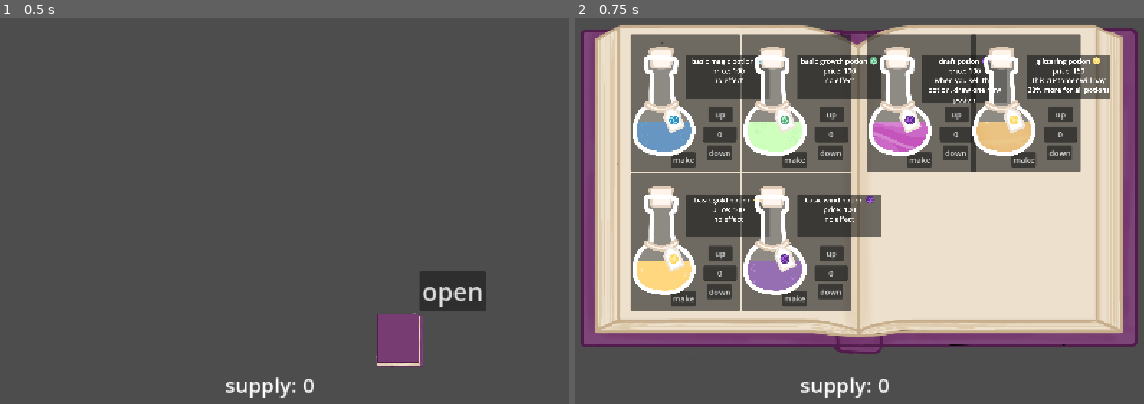
Above: before the commit, frames 1-2 (left to right).
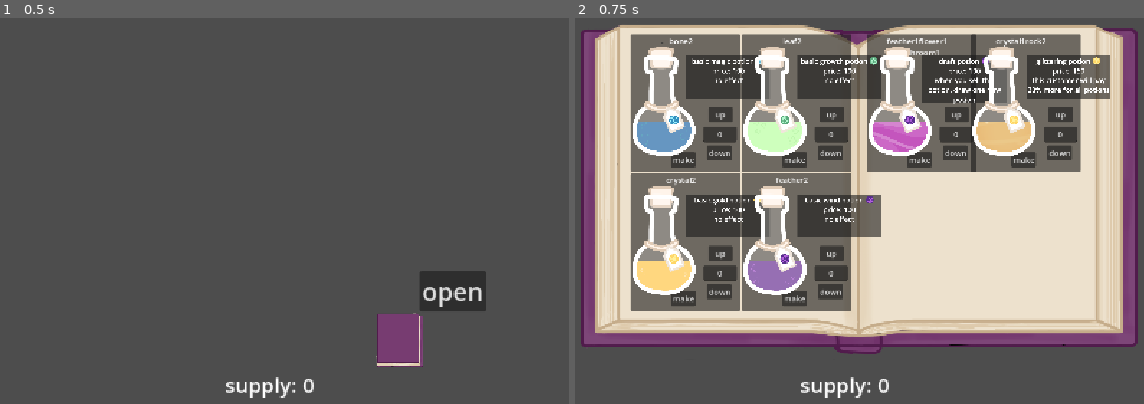
Above: after the commit, the same moments.

Repository: clairewsu/game
Game: Godot game, scene res://scripts/bigmain.tscn
The game is run twice, just before and just after one commit, with the same random seed, the same clock (stepped at 60 frames per second) and the same inputs.
Inputs (mouse positions are in pixels of both pictures, inside the frame that each line leads up to):
- Up to frame 1 (0.5 s): no input
- Up to frame 2 (0.75 s): click (973, 338) at 0.5 s

Frame 1 is identical in both runs. In frame 2, 0.4% of the frame differs, in the area x 15-83%, y 5-44%.

Commit message:
added ingredients almost no bugs except blue can only make 1 idk y

Diff:
--- a/resources/basicblue.tres
+++ b/resources/basicblue.tres
@@ -11,6 +11,17 @@
 desc = "no effect"
 color = 2
 basevalue = 100
+ingredient = {
+"bone": 2,
+"clay": 0,
+"crystal": 0,
+"feather": 0,
+"fish": 0,
+"flower": 0,
+"leaf": 0,
+"mushroom": 0,
+"rock": 0
+}
 texture = ExtResource("3_01gwb")
 liquidtexture = ExtResource("1_75pef")
 masktexture = ExtResource("2_5d3a8")
--- a/resources/basicgold.tres
+++ b/resources/basicgold.tres
@@ -10,6 +10,17 @@
 name = "basic gold potion"
 desc = "no effect"
 basevalue = 100
+ingredient = {
+"bone": 0,
+"clay": 0,
+"crystal": 2,
+"feather": 0,
+"fish": 0,
+"flower": 0,
+"leaf": 0,
+"mushroom": 0,
+"rock": 0
+}
 texture = ExtResource("3_iyuo2")
 liquidtexture = ExtResource("1_073e1")
 masktexture = ExtResource("2_iyuo2")
--- a/resources/basicgreen.tres
+++ b/resources/basicgreen.tres
@@ -11,6 +11,17 @@
 desc = "no effect"
 color = 1
 basevalue = 100
+ingredient = {
+"bone": 0,
+"clay": 0,
+"crystal": 0,
+"feather": 0,
+"fish": 0,
+"flower": 0,
+"leaf": 2,
+"mushroom": 0,
+"rock": 0
+}
 texture = ExtResource("3_jx8ym")
 liquidtexture = ExtResource("1_ay0th")
 masktexture = ExtResource("2_40emx")
--- a/resources/basicswirl.tres
+++ b/resources/basicswirl.tres
@@ -11,6 +11,17 @@
 desc = "no effect"
 color = 3
 basevalue = 100
+ingredient = {
+"bone": 0,
+"clay": 0,
+"crystal": 0,
+"feather": 2,
+"fish": 0,
+"flower": 0,
+"leaf": 0,
+"mushroom": 0,
+"rock": 0
+}
 texture = ExtResource("3_cv1hu")
 liquidtexture = ExtResource("1_v2koc")
 masktexture = ExtResource("2_1ku74")
--- a/resources/goldglittering.tres
+++ b/resources/goldglittering.tres
@@ -10,6 +10,17 @@
 name = "glittering potion"
 desc = "this customer will pay 30% more for all potions"
 basevalue = 150
+ingredient = {
+"bone": 0,
+"clay": 0,
+"crystal": 1,
+"feather": 0,
+"fish": 0,
+"flower": 0,
+"leaf": 0,
+"mushroom": 0,
+"rock": 2
+}
 texture = ExtResource("4_rq7c3")
 liquidtexture = ExtResource("1_dyupn")
 masktexture = ExtResource("2_2ao5v")
--- a/resources/swirldraft.tres
+++ b/resources/swirldraft.tres
@@ -11,6 +11,17 @@
 desc = "when you sell this potion, draw one new potion"
 color = 3
 basevalue = 100
+ingredient = {
+"bone": 0,
+"clay": 0,
+"crystal": 0,
+"feather": 1,
+"fish": 0,
+"flower": 1,
+"leaf": 0,
+"mushroom": 1,
+"rock": 0
+}
 texture = ExtResource("4_8gkis")
 liquidtexture = ExtResource("1_ya2po")
 masktexture = ExtResource("2_e5otd")
--- a/scenes/mainui.tscn
+++ b/scenes/mainui.tscn
@@ -39,4 +39,8 @@
 texture = ExtResource("2_payeh")
 expand_mode = 1
 
+[node name="ingredientinv" type="RichTextLabel" parent="." unique_id=956683782]
+offset_right = 40.0
+offset_bottom = 40.0
+
 [connection signal="pressed" from="recipebookbutton" to="." method="_on_recipebook_pressed"]
--- a/scenes/make_menu.tscn
+++ b/scenes/make_menu.tscn
@@ -53,5 +53,14 @@
 wait_time = 0.1
 one_shot = true
 
+[node name="ingredientcost" type="RichTextLabel" parent="." unique_id=7818490]
+layout_mode = 0
+offset_left = 40.0
+offset_top = 2.0
+offset_right = 167.0
+offset_bottom = 43.0
+scroll_active = false
+horizontal_alignment = 1
+
 [connection signal="text_changed" from="Label" to="." method="_on_label_text_changed"]
 [connection signal="pressed" from="makebutton" to="." method="_on_makebutton_pressed"]
--- a/scenes/ui_or_smth.tscn
+++ b/scenes/ui_or_smth.tscn
@@ -8,7 +8,6 @@
 
 [node name="ui_and_stuff" type="CanvasLayer" unique_id=1762027153]
 script = ExtResource("1_bqq8r")
-countdown = null
 
 [node name="Timer" type="Timer" parent="." unique_id=1632939379]
 one_shot = true
--- a/scripts/bigmain.gd
+++ b/scripts/bigmain.gd
@@ -4,6 +4,7 @@
 @export var menu_scene:PackedScene
 var recipeslots=[Vector2(300,190),Vector2(460,190),Vector2(300,390),Vector2(460,390),Vector2(640,190),Vector2(790,190),Vector2(640,390),Vector2(790,390)]
 var slot_occupied=[false,false,false,false,false,false,false,false]
+var tempingredients={}
 var cards={}
 signal hiderecipes
 
@@ -34,6 +35,7 @@
 		if slot == -1:
 			return
 		object.data=cards[name]
+		menu.object=object
 		add_child(object)
 		add_child(menu)
 		object.position=recipeslots[slot]
@@ -52,9 +54,11 @@
 		hiderecipes.connect(menu.queue_free)
 	x=1
 
-func addtodeck(name,amount):
+func addtodeck(object,name,amount):
 	for i in range(amount):
 		DeckManager.addtodeck(name)
+		for key in Global.ingredient.keys():
+			Global.ingredients[key]-=object.data.ingredient[key]
 
 func get_free_slot():
 	for i in range(slot_occupied.size()):
@@ -70,3 +74,13 @@
 		$ui/recipebookbutton.show()
 		$ui/open.show()
 		slot_occupied=[false,false,false,false,false,false,false,false]
+
+func tempadd(tempobj):
+	tempingredients.clear()
+	for recipe in get_tree().get_nodes_in_group("recipes"):
+		for ingredient in recipe.object.data.ingredient.keys():
+			var amt=recipe.amount*recipe.object.data.ingredient[ingredient]
+			tempingredients[ingredient]=amt
+	for i in tempobj.object.data.ingredient.keys():
+		if tempobj.object.data.ingredient[i]>0:
+			tempobj.maxamt=int(floor((Global.ingredients[i]-tempingredients[i])/tempobj.object.data.ingredient[i]))
--- a/scripts/carddata.gd
+++ b/scripts/carddata.gd
@@ -5,6 +5,8 @@
 @export_multiline var desc:String
 @export var color:int #0=yellow 1=green 2=blue 3=swirl
 @export var basevalue:int
+@export var ingredient={"leaf":0,"flower":0,"fish":0,"feather":0,
+"mushroom":0,"bone":0,"crystal":0,"rock":0,"clay":0}
 @export var texture:Texture2D
 @export var liquidtexture:Texture2D
 @export var masktexture:Texture2D
--- a/scripts/global.gd
+++ b/scripts/global.gd
@@ -1,5 +1,7 @@
 extends Node
 var selected=null
+var ingredients={"leaf":5,"flower":5,"fish":5,"feather":5,
+"mushroom":5,"bone":5,"crystal":5,"rock":5,"clay":5}
 
 # Called when the node enters the scene tree for the first time.
 func _ready() -> void:
--- a/scripts/mainui.gd
+++ b/scripts/mainui.gd
@@ -10,6 +10,7 @@
 func _process(delta: float) -> void:
 	$supplycount.text="supply: "+str(DeckManager.deck.size())
 
+
 func _on_recipebook_pressed() -> void:
 	$recipebookbutton.hide()
 	get_parent().show_menu()
--- a/scripts/make_menu.gd
+++ b/scripts/make_menu.gd
@@ -1,11 +1,18 @@
 extends Panel
 var objname:String
+var object:Area2D
 var amount=0
+var maxamt=100
+signal tempadd
 signal add
 
 # Called when the node enters the scene tree for the first time.
 func _ready() -> void:
-	pass # Replace with function body.
+	add_to_group("recipes")
+	for i in object.data.ingredient.keys():
+		if object.data.ingredient[i]>0:
+			$ingredientcost.text+=i
+			$ingredientcost.text+=str(object.data.ingredient[i])
 
 
 # Called every frame. 'delta' is the elapsed time since the previous frame.
@@ -19,21 +26,24 @@
 		$Timer.start()
 
 func _on_upbutton_pressed() -> void:
-	$Label.text=str(int($Label.text)+1)
+	get_parent().tempadd(self)
+	$Label.text=str(min(maxamt,int($Label.text)+1))
 
 func _on_downbutton_pressed() -> void:
 	$Label.text=str(max(int($Label.text)-1,0))
 
 func _unhandled_input(event):
 	if event.is_action_pressed("enter"):
-		add.emit(objname,amount)
+		add.emit(object,objname,amount)
 		$Label.text="0"
 
 
 func _on_makebutton_pressed() -> void:
-	add.emit(objname,amount)
+	add.emit(object,objname,amount)
 	$Label.text="0"
 
+func setamt(amt:int):
+	$Label.text=str(amt)
 
 func _on_label_text_changed(new_text: String) -> void:
 	var caret=$Label.caret_column
@@ -41,7 +51,8 @@
 	for c in new_text:
 		if c in "1234567890":
 			text+=c
-	text=str(int(text))
+	get_parent().tempadd(self)
+	text=str(min(maxamt,int(text)))
 	if text != new_text:
 		$Label.text=text
 		$Label.caret_column=clamp(caret-1,0,text.length())
--- a/scripts/ui_or_smth.gd
+++ b/scripts/ui_or_smth.gd
@@ -16,6 +16,7 @@
 func _ready() -> void:
 	signmask.create_from_image_alpha(maskimg)
 	$pausebutton.texture_click_mask = signmask
+	$pausebutton.disabled=true
 	$scorecounter.hide()
 	$timerlabel.hide()
 	$theend.hide()
@@ -47,6 +48,7 @@
 	$scorecounter.hide()
 	$deckcounter.show()
 	$roundcounter.show()
+	$pausebutton.disabled=false
 	$note1.show()
 	$roundcounter.text="1"
 	countdown=30
@@ -55,6 +57,7 @@
 
 func _on_end():
 	await get_parent().dismiss_end
+	$pausebutton.disabled=true
 	$Timer.paused=true
 	$timerlabel.text="0"
 	countdown=0
